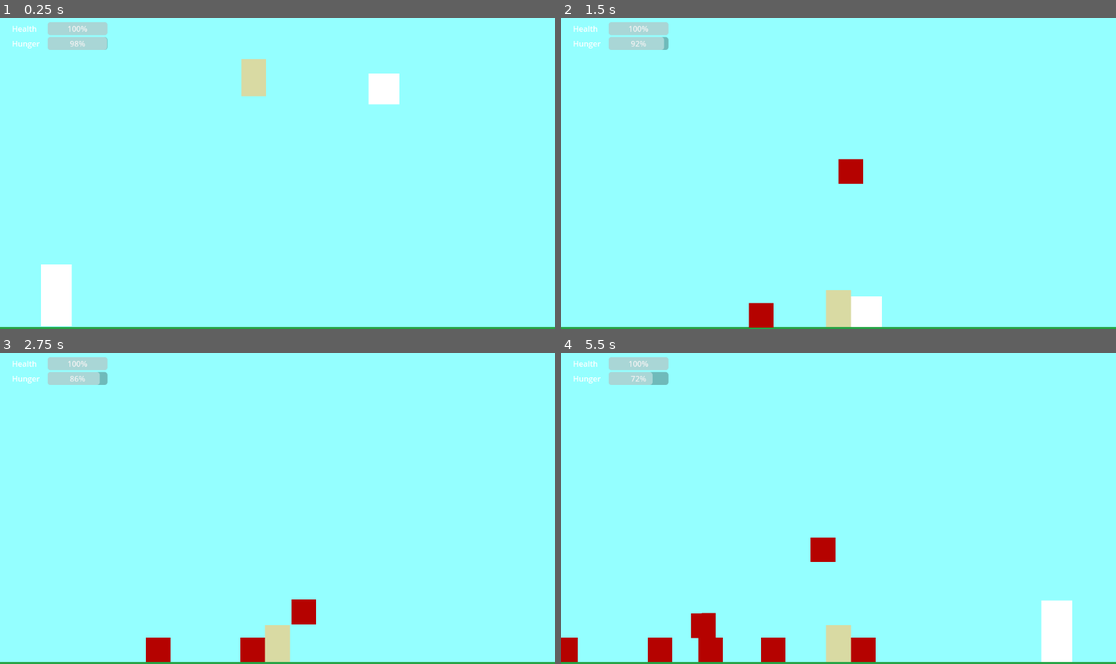
Above: before the commit, frames 1-4 (two rows, left to right).
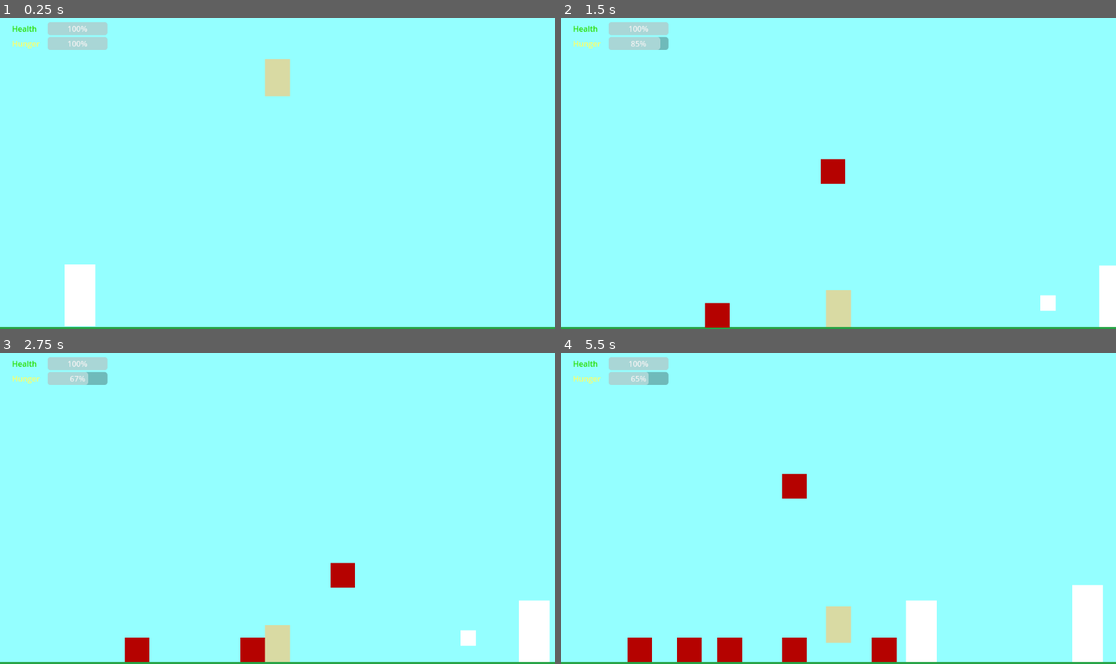
Above: after the commit, the same moments.

Repository: okmissty/Deathrunners
Game: Godot game, scene res://main.tscn
Same seed, same stepped clock (60 frames per second), same inputs: the game is played once before the commit and once after it.
Inputs:
- Up to frame 1 (0.25 s): no input
- Up to frame 2 (1.5 s): tap Enter (ui_accept) at 0.5, 0.77 s; hold Right (ui_right) from 0.53 s (still down); tap 1 (death_spawn_rock) at 0.6, 1.35 s
- Up to frame 3 (2.75 s): tap Enter (ui_accept) at 1.52 s; release Right (ui_right) at 2.03 s; hold Left (ui_left) from 2.03 s (still down); tap 1 (death_spawn_rock) at 2.1 s
- Up to frame 4 (5.5 s): release Left (ui_left) at 2.78 s; hold Right (ui_right) 2.78-4.28 s; tap 1 (death_spawn_rock) every 0.75 s from 2.85 to 5.1 s; tap Enter (ui_accept) at 3.02, 3.77, 4.52 s; hold Left (ui_left) 4.28-5.03 s; hold Right (ui_right) from 5.03 s (still down)

The runs differ from the first frame. In frame 1, 3.5% of the frame differs, in the area x 2-72%, y 2-100%; in frame 2, 2.7%; in frame 3, 2.8%; in frame 4, 8.3%, in the area x 0-98%, y 2-100%.

Commit message:
goal + label changes + hazard behavior?

Diff:
--- a/DeathRunnersGodotPrototype/PrototypeFiles/death_controller.gd
+++ b/DeathRunnersGodotPrototype/PrototypeFiles/death_controller.gd
@@ -1,16 +1,16 @@
 extends Node2D
 
-@export var hazard_scene: PackedScene      # We'll assign Hazard.tscn in the editor
-@export var survivor_path: NodePath        # We'll point this at the Survivor node
+@export var hazard_scene: PackedScene
+@export var survivor_path: NodePath
 
 var survivor: Node2D
 
-func _ready():
-	# Get the survivor node from the path
+func _ready() -> void:
 	if survivor_path != NodePath():
 		survivor = get_node(survivor_path)
 
 func _process(delta: float) -> void:
+	# Example: press '1' to drop a rock above survivor
 	if Input.is_action_just_pressed("death_spawn_rock"):
 		spawn_hazard_over_survivor()
 
@@ -18,11 +18,8 @@
 	if hazard_scene == null or survivor == null:
 		return
 
-	# Instance a new hazard
-	var hazard = hazard_scene.instantiate()
-	# Add the hazard to the current scene (Main)
-	get_tree().current_scene.add_child(hazard)
+	var h = hazard_scene.instantiate()
+	get_tree().current_scene.add_child(h)
 
-	# Position it above the survivor
-	# Feel free to tweak the offset values
-	hazard.global_position = survivor.global_position + Vector2(0, -200)
+	# spawn a bit ahead and above the survivor
+	h.global_position = survivor.global_position + Vector2(0, -200)
--- a/DeathRunnersGodotPrototype/PrototypeFiles/hazard.gd
+++ b/DeathRunnersGodotPrototype/PrototypeFiles/hazard.gd
@@ -2,8 +2,16 @@
 
 @export var damage: float = 30.0
 
+func _ready() -> void:
+	# Allow this body to report contacts in Godot 4
+	contact_monitor = true
+	max_contacts_reported = 4
+
 func _on_body_entered(body: Node) -> void:
+	print("Hazard collided with: ", body.name)
+
 	if body.is_in_group("player"):
+		print("Hazard hit player, applying damage: ", damage)
 		if body.has_method("apply_damage"):
 			body.apply_damage(damage)
 		queue_free()
--- a/DeathRunnersGodotPrototype/PrototypeFiles/survivor.gd
+++ b/DeathRunnersGodotPrototype/PrototypeFiles/survivor.gd
@@ -6,10 +6,11 @@
 
 @export var max_health: int = 100
 @export var max_hunger: int = 100
-@export var hunger_decrease_rate: float = 5.0  # hunger points per second
-@export var hunger_damage_per_second: float = 10.0
 
-# paths to UI bars
+# Hunger drain only while moving
+@export var hunger_decrease_rate: float = 2.0    # hunger points per second while moving
+@export var hunger_damage_per_second: float = 5.0  # HP per second at 0 hunger
+
 @export var health_bar_path: NodePath
 @export var hunger_bar_path: NodePath
 
@@ -39,11 +40,11 @@
 	if not alive or reached_goal:
 		return
 
-	# gravity
+	# Gravity
 	if not is_on_floor():
 		velocity.y += GRAVITY * delta
 
-	# horizontal movement
+	# Horizontal movement
 	var dir := 0.0
 	if Input.is_action_pressed("ui_left"):
 		dir -= 1.0
@@ -51,19 +52,20 @@
 		dir += 1.0
 	velocity.x = dir * SPEED
 
-	# jump
+	# Jump
 	if Input.is_action_just_pressed("ui_accept") and is_on_floor():
 		velocity.y = JUMP_VELOCITY
 
 	move_and_slide()
 
-	# --- hunger ticking down ---
-	if Input:
+	# --- Hunger: only deplete while moving ---
+	var is_moving: bool = dir != 0.0
+	if is_moving:
 		hunger -= hunger_decrease_rate * delta
-	if hunger < 0.0:
-		hunger = 0.0
+		if hunger < 0.0:
+			hunger = 0.0
 
-	# if starving, take damage over time
+	# If starving, take damage over time
 	if hunger <= 0.0:
 		apply_damage(hunger_damage_per_second * delta)
 
--- /dev/null
+++ b/DeathRunnersGodotPrototype/goal.gd
@@ -0,0 +1,6 @@
+extends Area2D
+
+func _on_body_entered(body: Node) -> void:
+	if body.is_in_group("player"):
+		if body.has_method("mark_goal_reached"):
+			body.mark_goal_reached()
--- /dev/null
+++ b/DeathRunnersGodotPrototype/goal.tscn
@@ -0,0 +1,22 @@
+[gd_scene load_steps=3 format=3 uid="uid://qsvk6usq0n6c"]
+
+[ext_resource type="Script" uid="uid://6bslva1iai7m" path="res://goal.gd" id="1_6k3qi"]
+
+[sub_resource type="RectangleShape2D" id="RectangleShape2D_7sh37"]
+size = Vector2(40, 100)
+
+[node name="Goal" type="Area2D"]
+script = ExtResource("1_6k3qi")
+metadata/_edit_group_ = true
+
+[node name="ColorRect" type="ColorRect" parent="."]
+offset_left = -20.0
+offset_top = -50.0
+offset_right = 20.0
+offset_bottom = 50.0
+metadata/_edit_use_anchors_ = true
+
+[node name="CollisionShape2D" type="CollisionShape2D" parent="."]
+shape = SubResource("RectangleShape2D_7sh37")
+
+[connection signal="body_entered" from="." to="." method="_on_body_entered"]
--- /dev/null
+++ b/DeathRunnersGodotPrototype/healing_pickup.gd
@@ -0,0 +1,12 @@
+extends Area2D
+
+@export var heal_amount: float = 30.0
+@export var hunger_amount: float = 40.0
+
+func _on_body_entered(body: Node) -> void:
+	if body.is_in_group("player"):
+		if body.has_method("heal"):
+			body.heal(heal_amount)
+		if body.has_method("restore_hunger"):
+			body.restore_hunger(hunger_amount)
+		queue_free()
--- /dev/null
+++ b/DeathRunnersGodotPrototype/healing_pickup.tscn
@@ -0,0 +1,19 @@
+[gd_scene load_steps=3 format=3 uid="uid://b6ky2iojhuyks"]
+
+[ext_resource type="Script" uid="uid://dcm6afmprx0x3" path="res://healing_pickup.gd" id="1_wfjnf"]
+
+[sub_resource type="RectangleShape2D" id="RectangleShape2D_huou6"]
+
+[node name="HealingPickup" type="Area2D"]
+script = ExtResource("1_wfjnf")
+
+[node name="ColorRect" type="ColorRect" parent="."]
+offset_left = -10.0
+offset_top = -10.0
+offset_right = 10.0
+offset_bottom = 10.0
+
+[node name="CollisionShape2D" type="CollisionShape2D" parent="."]
+shape = SubResource("RectangleShape2D_huou6")
+
+[connection signal="body_entered" from="." to="." method="_on_body_entered"]
--- /dev/null
+++ b/DeathRunnersGodotPrototype/main.gd
@@ -0,0 +1,27 @@
+extends Node2D
+
+@export var survivor_path: NodePath
+@export var end_label_path: NodePath
+
+var survivor
+var end_label: Label
+var game_over: bool = false
+
+func _ready() -> void:
+	survivor = get_node(survivor_path)
+	end_label = get_node(end_label_path)
+	end_label.text = ""
+
+func _process(delta: float) -> void:
+	if game_over or survivor == null:
+		return
+
+	if not survivor.alive:
+		_show_game_over("Death wins!")
+	elif survivor.reached_goal:
+		_show_game_over("Survivor wins!")
+
+func _show_game_over(text: String) -> void:
+	game_over = true
+	end_label.text = text
+	get_tree().paused = true
--- a/DeathRunnersGodotPrototype/main.tscn
+++ b/DeathRunnersGodotPrototype/main.tscn
@@ -1,11 +1,13 @@
-[gd_scene load_steps=13 format=3 uid="uid://df8a5iyhj1xj0"]
+[gd_scene load_steps=14 format=3 uid="uid://df8a5iyhj1xj0"]
 
+[ext_resource type="Script" uid="uid://bun16gqsxom2x" path="res://main.gd" id="1_5vw27"]
 [ext_resource type="Script" uid="uid://b5p8ibptxae1b" path="res://PrototypeFiles/survivor.gd" id="1_xnqkp"]
-[ext_resource type="Script" uid="uid://81f8t60kf53l" path="res://PrototypeFiles/death.gd" id="2_231nh"]
 [ext_resource type="Script" uid="uid://b8ohkdji0quof" path="res://PrototypeFiles/death_controller.gd" id="3_0x84s"]
 [ext_resource type="PackedScene" uid="uid://dnoftimsdqnaj" path="res://PrototypeFiles/hazard.tscn" id="4_85kue"]
 [ext_resource type="Script" uid="uid://bcci8yq10apd5" path="res://horizontal_cam.gd" id="5_lquwl"]
 [ext_resource type="PackedScene" uid="uid://dofa221wg6twp" path="res://checkpoint.tscn" id="6_7mycd"]
+[ext_resource type="PackedScene" uid="uid://b6ky2iojhuyks" path="res://healing_pickup.tscn" id="7_272bh"]
+[ext_resource type="PackedScene" uid="uid://qsvk6usq0n6c" path="res://goal.tscn" id="8_5vw27"]
 
 [sub_resource type="CanvasItemMaterial" id="CanvasItemMaterial_231nh"]
 
@@ -17,13 +19,13 @@
 [sub_resource type="RectangleShape2D" id="RectangleShape2D_0x84s"]
 size = Vector2(32, 48)
 
-[sub_resource type="RectangleShape2D" id="RectangleShape2D_85kue"]
-size = Vector2(40, 40)
-
 [sub_resource type="Theme" id="Theme_7mycd"]
 
 [node name="Main" type="Node2D"]
 material = SubResource("CanvasItemMaterial_231nh")
+script = ExtResource("1_5vw27")
+survivor_path = NodePath("Survivor")
+end_label_path = NodePath("UI/EndLabel")
 
 [node name="Background" type="ColorRect" parent="."]
 offset_right = 4000.0
@@ -53,6 +55,7 @@
 [node name="Survivor" type="CharacterBody2D" parent="." groups=["player"]]
 position = Vector2(362, 246)
 script = ExtResource("1_xnqkp")
+hunger_decrease_rate = 15.0
 health_bar_path = NodePath("../UI/BarsContainer/HealthRow/HealthBar")
 hunger_bar_path = NodePath("../UI/BarsContainer/HungerRow/HungerBar")
 metadata/_edit_group_ = true
@@ -75,21 +78,6 @@
 limit_left = 0
 limit_right = 4000
 
-[node name="Death" type="CharacterBody2D" parent="."]
-position = Vector2(531, 257)
-script = ExtResource("2_231nh")
-metadata/_edit_group_ = true
-
-[node name="DeathAppearance" type="ColorRect" parent="Death"]
-offset_left = -20.0
-offset_top = -20.0
-offset_right = 20.0
-offset_bottom = 20.0
-metadata/_edit_use_anchors_ = true
-
-[node name="DeathCollision" type="CollisionShape2D" parent="Death"]
-shape = SubResource("RectangleShape2D_85kue")
-
 [node name="DeathController" type="Node2D" parent="."]
 script = ExtResource("3_0x84s")
 hazard_scene = ExtResource("4_85kue")
@@ -98,10 +86,10 @@
 [node name="HorizontalCam" type="Camera2D" parent="."]
 offset = Vector2(0, 400)
 zoom = Vector2(1.6, 1.6)
-limit_left = 33
-limit_top = -993
-limit_right = 10000071
-limit_bottom = 327
+limit_left = 0
+limit_top = -1000
+limit_right = 1500
+limit_bottom = 300
 script = ExtResource("5_lquwl")
 survivor_path = NodePath("../Survivor")
 
@@ -109,13 +97,14 @@
 position = Vector2(86, 519)
 
 [node name="Checkpoint2" parent="." instance=ExtResource("6_7mycd")]
-position = Vector2(1012, 520)
+position = Vector2(890, 520)
 
 [node name="UI" type="CanvasLayer" parent="."]
 offset = Vector2(25, 10)
 transform = Transform2D(1, 0, 0, 1, 25, 10)
 
 [node name="BarsContainer" type="VBoxContainer" parent="UI"]
+top_level = true
 anchors_preset = -1
 anchor_right = 0.276
 offset_right = -119.951996
@@ -131,6 +120,9 @@
 custom_minimum_size = Vector2(70, 0)
 layout_direction = 2
 layout_mode = 2
+theme_override_colors/font_color = Color(0.16139409, 0.86960924, 0, 1)
+theme_override_colors/font_shadow_color = Color(0, 0, 0, 0)
+theme_override_colors/font_outline_color = Color(0, 0, 0, 1)
 text = "Health"
 
 [node name="HealthBar" type="ProgressBar" parent="UI/BarsContainer/HealthRow"]
@@ -146,9 +138,35 @@
 [node name="Hunger" type="Label" parent="UI/BarsContainer/HungerRow"]
 custom_minimum_size = Vector2(70, 0)
 layout_mode = 2
+theme_override_colors/font_color = Color(1, 1, 0.39215687, 1)
 text = "Hunger"
 
 [node name="HungerBar" type="ProgressBar" parent="UI/BarsContainer/HungerRow"]
 layout_mode = 2
 size_flags_horizontal = 3
 value = 100.0
+
+[node name="EndLabel" type="Label" parent="UI"]
+custom_minimum_size = Vector2(100, 100)
+anchors_preset = 8
+anchor_left = 0.5
+anchor_top = 0.5
+anchor_right = 0.5
+anchor_bottom = 0.5
+offset_left = -601.0
+offset_top = -334.0
+offset_right = 551.0
+offset_bottom = 314.0
+grow_horizontal = 2
+grow_vertical = 2
+theme_override_font_sizes/font_size = 48
+horizontal_alignment = 1
+vertical_alignment = 1
+uppercase = true
+metadata/_edit_lock_ = true
+
+[node name="HealingPickup" parent="." instance=ExtResource("7_272bh")]
+position = Vector2(824, 569)
+
+[node name="Goal" parent="." instance=ExtResource("8_5vw27")]
+position = Vector2(1126, 550)
Not shown, changed: DeathRunnersGodotPrototype/Assets/background.png.import
Not shown, added: DeathRunnersGodotPrototype/goal.gd.uid
Not shown, added: DeathRunnersGodotPrototype/healing_pickup.gd.uid
Not shown, added: DeathRunnersGodotPrototype/main.gd.uid
